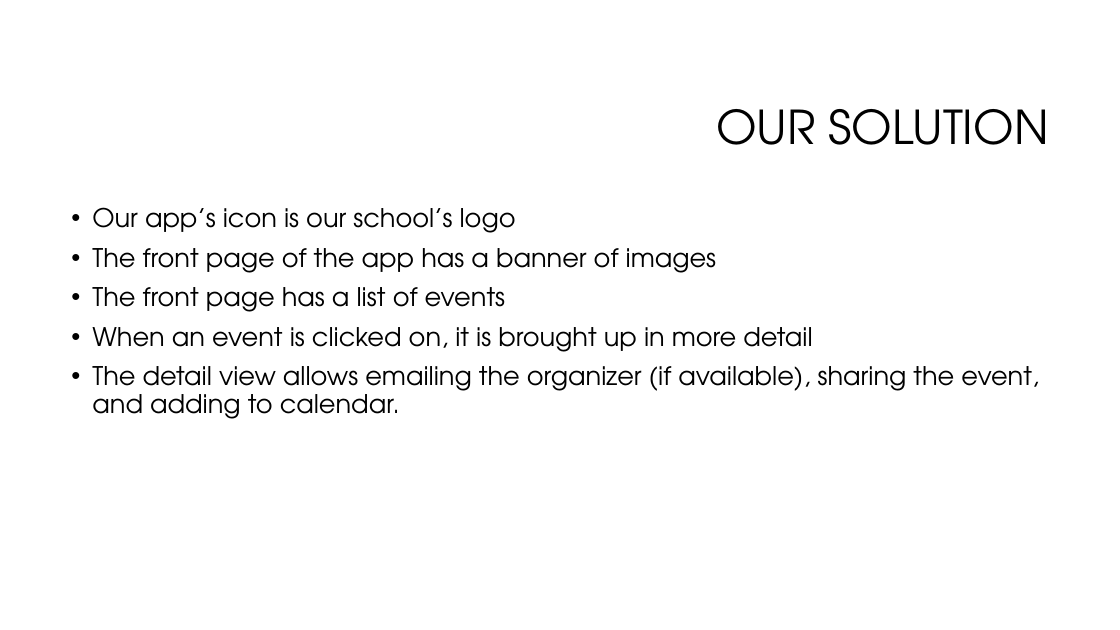
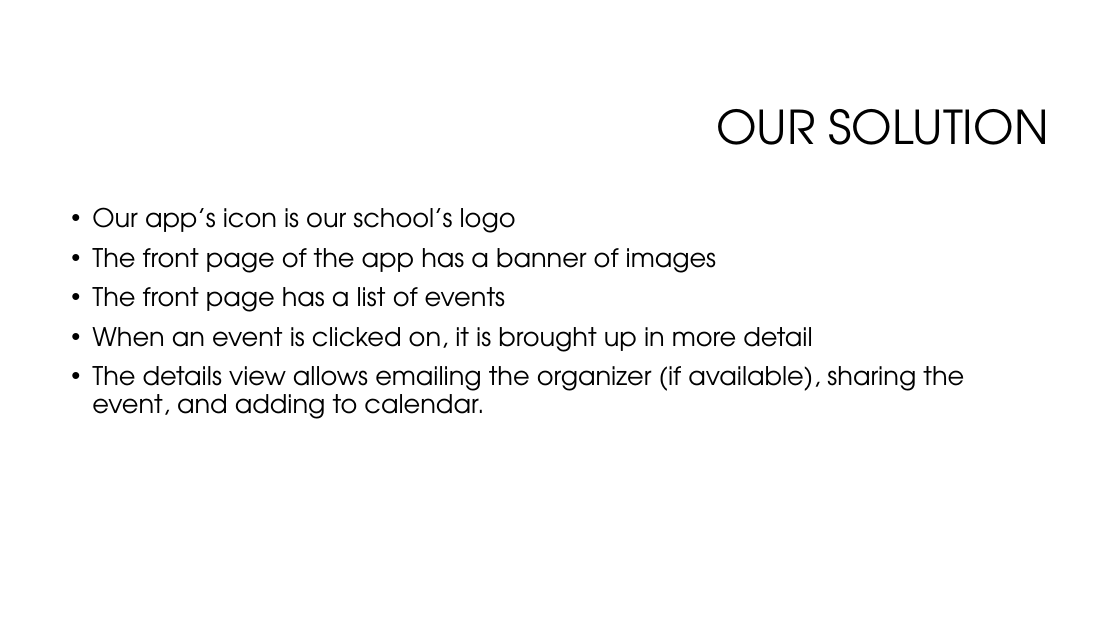
Before and after one commit to MHSCSClub/FBLA_MobileApp_2015, a slide deck: slide 5 of FBLAAPPPPT.pptx. Drawn at 1120x630 pixels with LibreOffice and Linux fonts; fonts in the diff are those of the drawing; background and template pictures are left out. Boxes give left, top, right and bottom in pixels: in the first picture for what was removed or moved away, otherwise in the second. Text is boxed around its words. In the diff, an @@ line names an element or a change of style, - is before the commit and + after.

Commit message:
More ppt work

```diff
--- a/FBLAAPPPPT.pptx
+++ b/FBLAAPPPPT.pptx
@@ text at bbox=[92, 366, 964, 419]: text changed @@
-• The detail view allows emailing the organizer (if available), sharing the event, and adding to calendar.
+• The details view allows emailing the organizer (if available), sharing the event, and adding to calendar.
```
